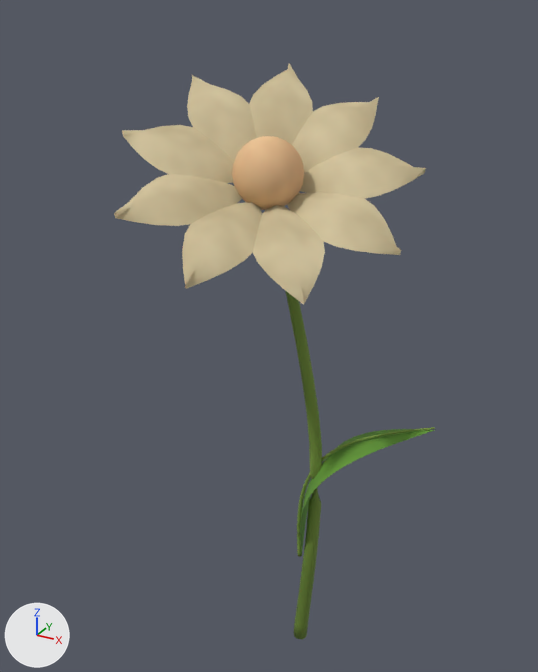
The Blender file models/items/plants/herbs/daydream.blend as it was, and as the next commit left it.
Rendered twice from a camera (50 mm lens) standing at (0.101, -0.21, 0.241) and looking at (-0.016, 0.003, 0.135). The axes (+X, +Y, +Z) are drawn at lower left. The lights are the same throughout. The picture after the commit comes second.

The first picture shows 'Herb'.
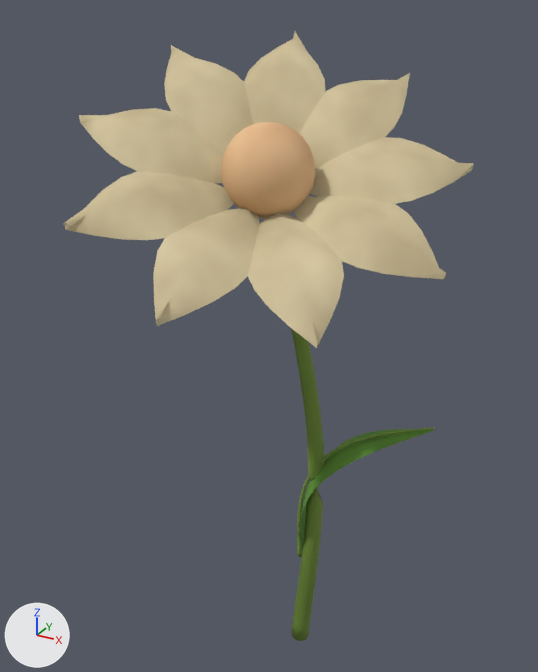
The edits, one by one:
me_stem is used by ob_herb; location (0.0, 0.0, 0.0).
me_stem had 1250 vertices, 1124 faces and spanned x -0.061..0.045, y -0.046..0.04, z 0.005..0.224.
me_stem now has 1250 vertices, 1124 faces and spans x -0.075..0.047, y -0.06..0.052, z 0.005..0.234.
me_stem part 1: 534 vertices moved from x -0.061..0.033, y -0.046..0.04, z 0.005..0.224 to x -0.075..0.047, y -0.06..0.052, z 0.005..0.234; 8 vertices removed from x -0.03..0.001, y -0.017..0.007, z 0.046..0.202; 8 vertices added at x -0.041..0.013, y -0.029..0.012, z 0.046..0.211.

Boxes [x1, y1, x2, y2] around the edits, measured in the pictures (538 x 672 px; the box of a moved part takes in the faces that stretch with it):
'Herb', reshaped (28% wider)
    before: [114, 63, 435, 639]
    after: [64, 31, 474, 641]
part 1 of me_stem, moved or reshaped
    before: [114, 63, 426, 639]
    after: [64, 31, 474, 641]
